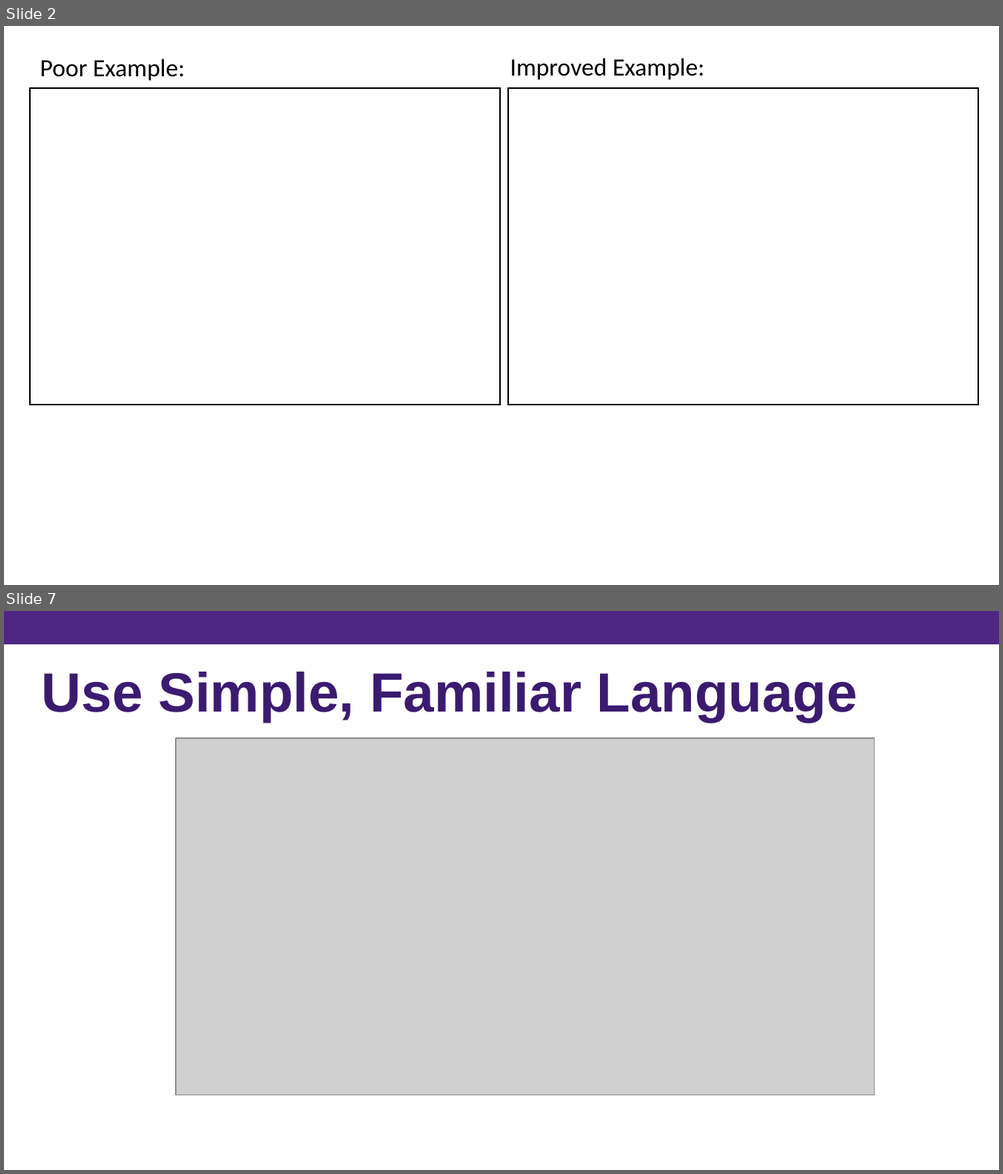
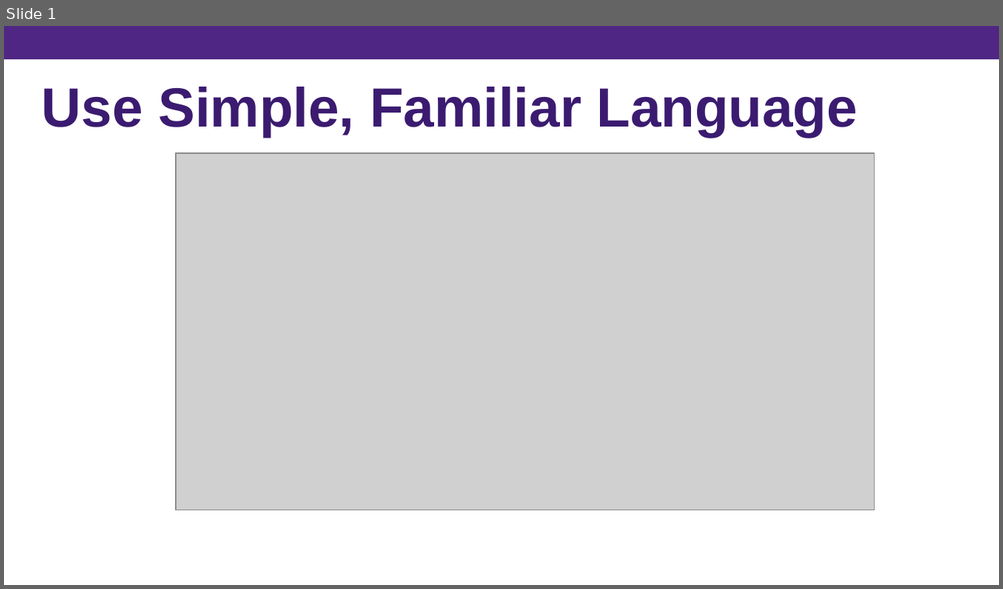
Before and after one commit to kpuka/SIMAH, a slide deck: images/posts/survey_design/Survey Design (PowerPoint) - Copy.pptx. Shown one above the other, each under a label of ours: slides 2 and 7 before the commit, slide 1 after it; the slides between them are not shown. The pictures are 1003x1174 and 1003x589 pixels, drawn with LibreOffice and Linux fonts; fonts in the diff are those of the drawing; grey boxes stand for pictures. Boxes give left, top, right and bottom in pixels: in the first picture for what was removed or moved away, otherwise in the second. Text is boxed around its words. In the diff, an @@ line names an element or a change of style, - is before the commit and + after.

```diff
--- a/images/posts/survey_design/Survey Design (PowerPoint) - Copy.pptx
+++ b/images/posts/survey_design/Survey Design (PowerPoint) - Copy.pptx
@@ slide 2 removed at box(4, 26, 999, 585), background #FFFFFF @@
@@ text removed at box(40, 59, 185, 81) @@
-Poor Example:
@@ text removed at box(510, 58, 704, 80) @@
-Improved Example:
@@ rectangle removed at box(30, 89, 499, 405) @@
@@ rectangle removed at box(508, 89, 978, 405) @@
@@ what was slide 7 is now slide 1 @@
```
Also in this commit, not shown: 5 other slides removed, 2 other files.
